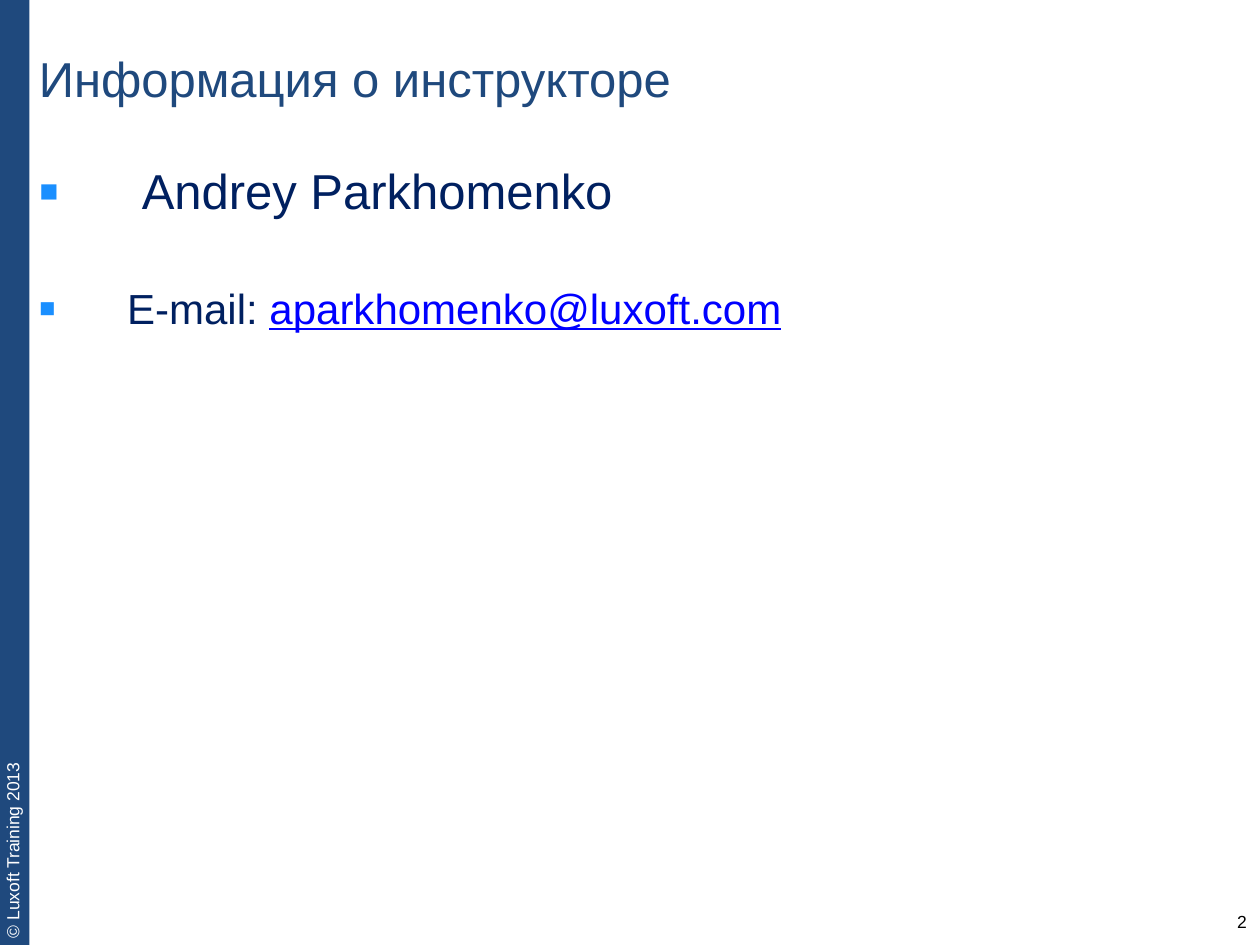
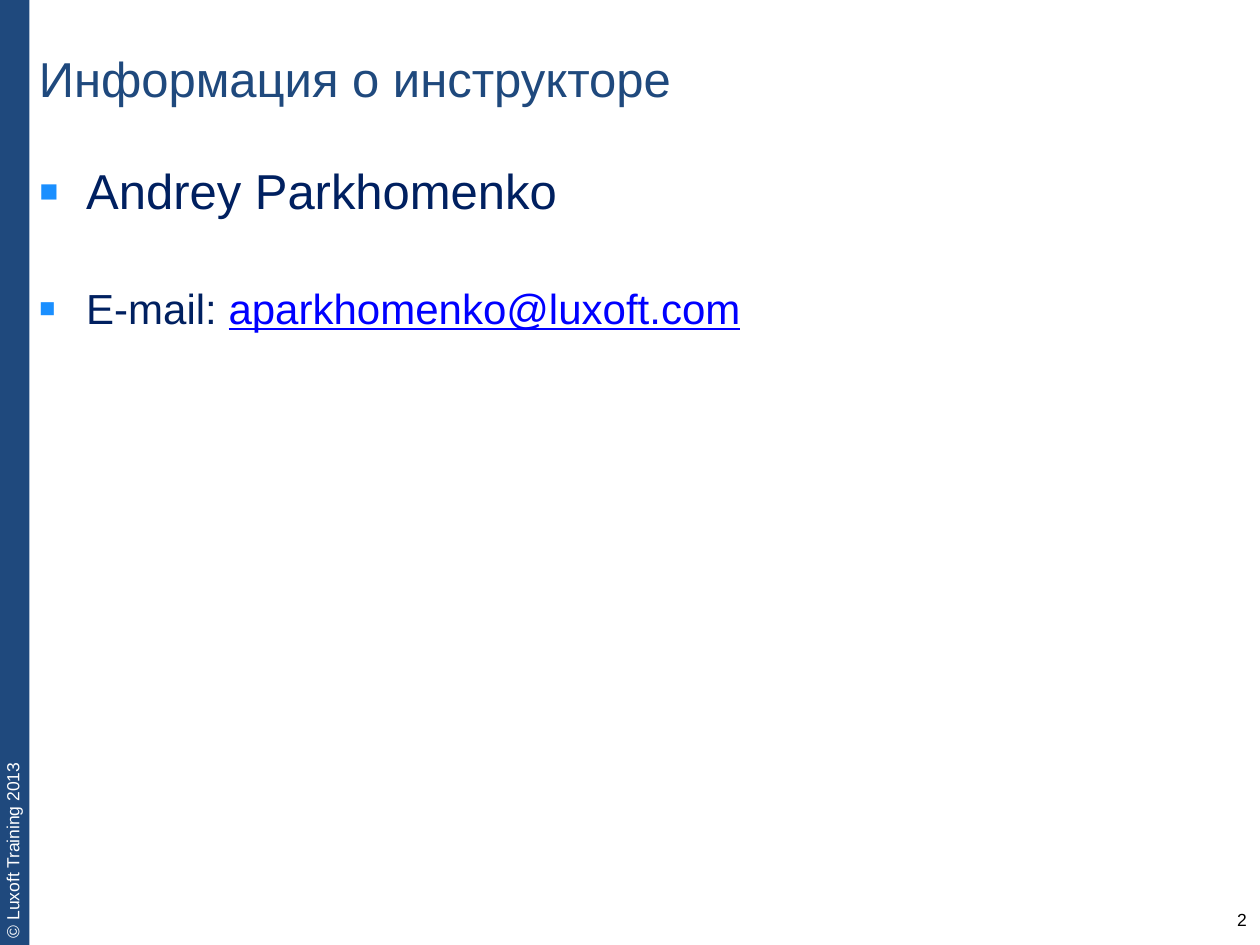
Before and after one commit to team3/lux-trainings-all, a slide deck: slide 2 of JVA-011. unit-testing-with-junit/JVA-011-lecture1-unit-testing-basics.pptx. Drawn at 1260x945 pixels with LibreOffice and Linux fonts; fonts in the diff are those of the drawing. Boxes give left, top, right and bottom in pixels: in the first picture for what was removed or moved away, otherwise in the second. Text is boxed around its words. In the diff, an @@ line names an element or a change of style, - is before the commit and + after.

```diff
--- a/JVA-011. unit-testing-with-junit/JVA-011-lecture1-unit-testing-basics.pptx
+++ b/JVA-011. unit-testing-with-junit/JVA-011-lecture1-unit-testing-basics.pptx
@@ text "Andrey Parkhomenko" at [86,173,741,332]: indent changed @@
@@ page number at [1237,913,1247,926]: line spacing 0.9 to 0.8 @@
```
Also in this commit, not shown: 18 other slides changed, 3 slides added, 2 slides removed.
